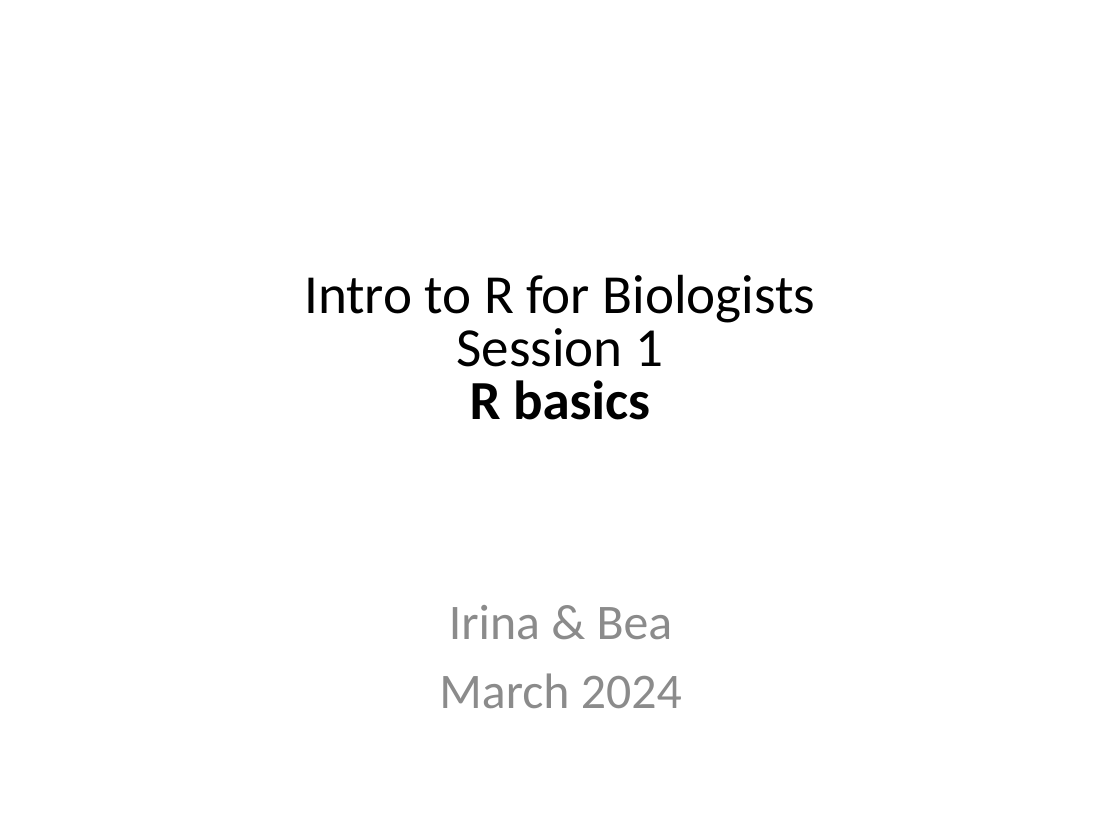
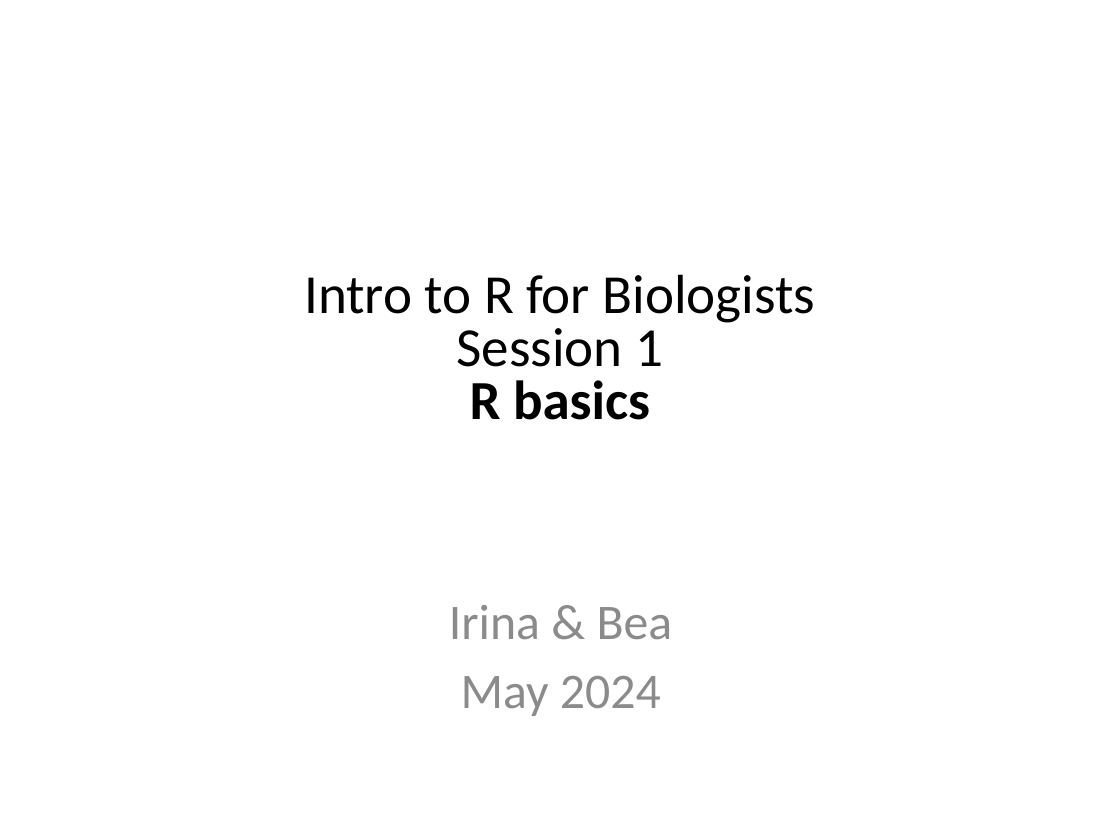
Before and after one commit to Chelysheva/MSD_R_course_May2024, a slide deck: slide 2 of powerpoint/Session1.pptx. Drawn at 1120x840 pixels with LibreOffice and Linux fonts; fonts in the diff are those of the drawing. Boxes give left, top, right and bottom in pixels: in the first picture for what was removed or moved away, otherwise in the second. Text is boxed around its words. In the diff, an @@ line names an element or a change of style, - is before the commit and + after.

```diff
--- a/powerpoint/Session1.pptx
+++ b/powerpoint/Session1.pptx
@@ text at box(461, 676, 661, 716): text changed @@
-March 2024
+May 2024
```
Also in this commit, not shown: 2 other slides changed, 1 other file.
